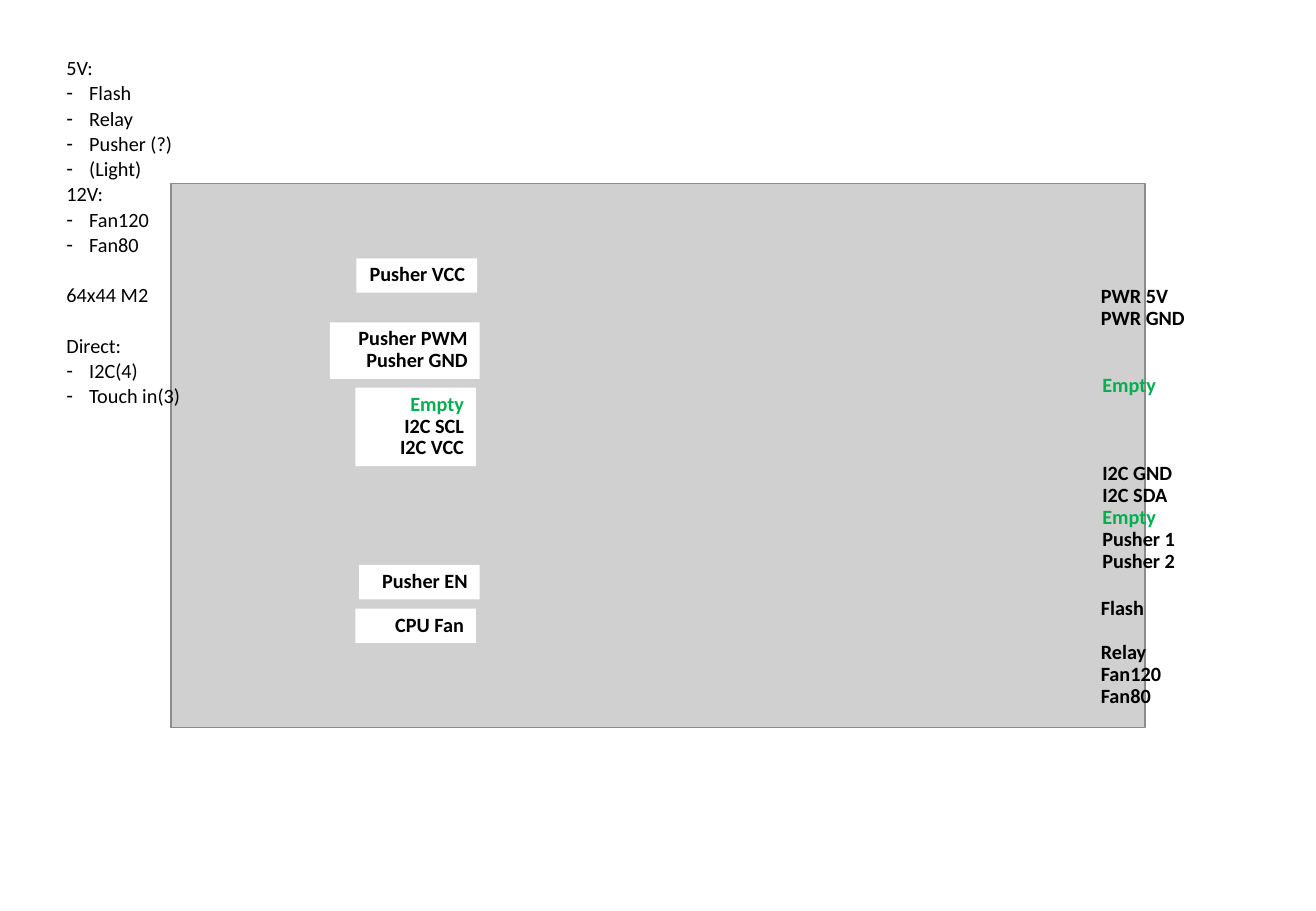
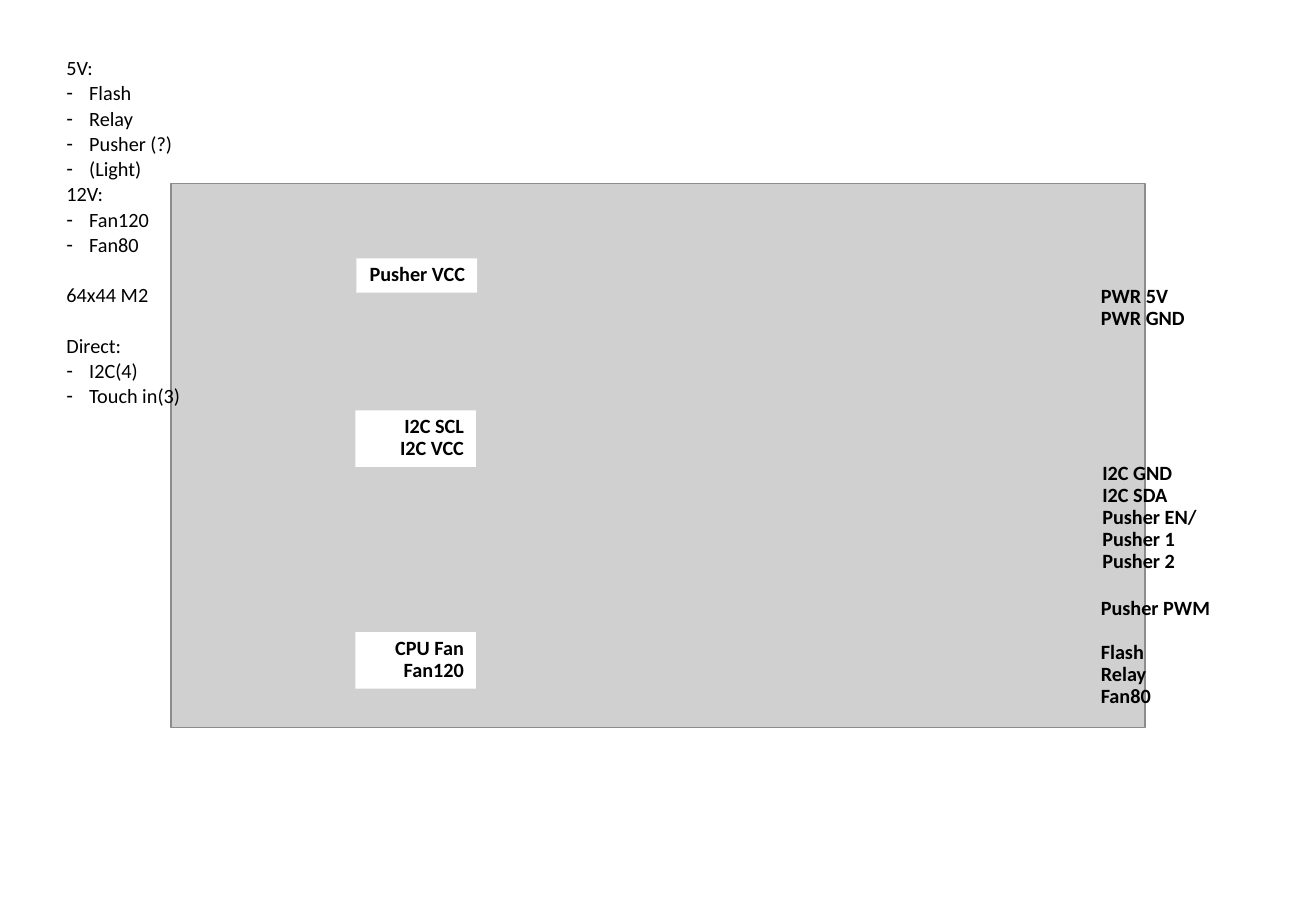
Before and after one commit to jay1han/Octobox, a slide deck: slide 7 of Document/Orange.pptx. Drawn at 1316x911 pixels with LibreOffice and Linux fonts; fonts in the diff are those of the drawing; grey boxes stand for pictures. Boxes give left, top, right and bottom in pixels: in the first picture for what was removed or moved away, otherwise in the second. Text is boxed around its words. In the diff, an @@ line names an element or a change of style, - is before the commit and + after.

```diff
--- a/Document/Orange.pptx
+++ b/Document/Orange.pptx
@@ rectangle removed at (x1=329, y1=322, x2=479, y2=378) @@
-Pusher PWM
-Pusher GND
@@ text removed at (x1=1102, y1=375, x2=1156, y2=398) @@
-Empty
@@ rectangle "I2C SCL" resized from (x1=356, y1=388, x2=476, y2=467) to (x1=356, y1=411, x2=476, y2=467) @@
@@ text in rectangle at (x1=410, y1=398, x2=464, y2=415): paragraph removed @@
-Empty
@@ text at (x1=1102, y1=507, x2=1197, y2=530): paragraph added @@
+Pusher EN/
@@ text removed at (x1=1102, y1=508, x2=1156, y2=531) @@
-Empty
@@ rectangle removed at (x1=360, y1=565, x2=480, y2=599) @@
-Pusher EN
@@ text at (x1=1101, y1=599, x2=1210, y2=622): paragraph added @@
+Pusher PWM
@@ rectangle "CPU Fan" resized from (x1=356, y1=609, x2=476, y2=643) to (x1=356, y1=633, x2=476, y2=689) @@
@@ text in rectangle at (x1=404, y1=663, x2=464, y2=677): paragraph added @@
+Fan120
@@ text at (x1=1101, y1=664, x2=1161, y2=687): paragraph removed @@
-Fan120
```
Also in this commit, not shown: 2 other slides changed, 1 other file.
